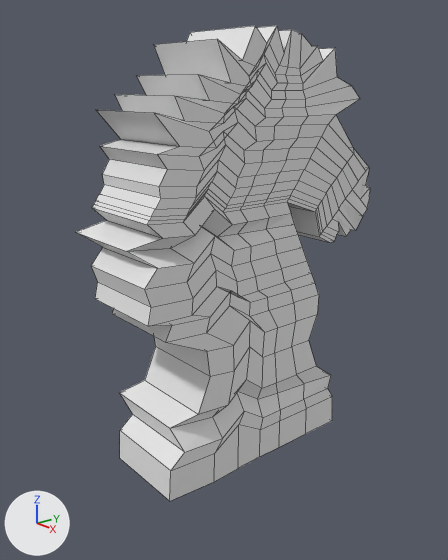
What one commit did to the Blender file HW9/source/knight.blend.
Before and after are seen from a 50 mm camera at (5.02, -4.63, 4.07) aimed at (-0.44, -0.11, 1.85). Lighting does not change. The marker at lower left points along +X, +Y and +Z. Mesh edges are drawn as thin lines.
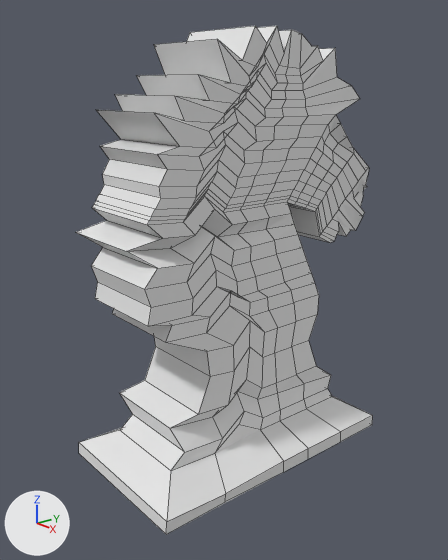
Changed parts and their boxes (x1, y1, x2, y2) in the pictures (448 x 560 px):
```json
{"object": "Cube", "change": "reshaped", "before": [76, 26, 370, 501], "after": [76, 26, 373, 534], "on screen": "7% taller"}
{"part": 1, "of": "me_cube_002", "change": "built on", "before": [120, 397, 332, 501], "after": [79, 396, 373, 534]}
{"part": 2, "of": "me_cube_002", "change": "built on", "before": [287, 115, 370, 216], "after": [287, 115, 369, 216]}
```

Edits to the scene script, one JSON object a line:
```json
{"block": "me_cube_002", "where": "# used by ob_cube; location = (-0.45, 0.08, 2.19); scale = (1.0, 1.6, 2.28)"}
{"op": "remove", "block": "me_cube_002", "code": "me_cube_002.from_pydata(...)  # 549 vertices, 521 faces; spans x -0.81..0.66, y -1.03..1.06, z -1.13..1.08"}
{"op": "add", "block": "me_cube_002", "code": "me_cube_002.from_pydata(...)  # 603 vertices, 575 faces; spans x -0.94..0.98, y -1.1..1.06, z -1.12..1.08"}
{"block": "me_cube_002", "change": "me_cube_002 part 1"}
{"block": "me_cube_002", "change": "14 vertices are removed from x -0.52..0.56, y -0.89..0.8, z -1.13..-1.12"}
{"block": "me_cube_002", "change": "15 faces are deleted"}
{"block": "me_cube_002", "change": "18 vertices are added at x -0.94..0.98, y -1.1..1.02, z -1.12..-1.05"}
{"block": "me_cube_002", "change": "6 new vertices lie (0.0, 0.0, 0.07) away from vertices in x -0.94..0.98, y -1.1..0.22, z -1.12"}
{"block": "me_cube_002", "change": "25 new faces join them"}
{"block": "me_cube_002", "change": "me_cube_002 part 2"}
{"block": "me_cube_002", "change": "22 faces are deleted"}
{"block": "me_cube_002", "change": "6 vertices in x 0.62..0.64, y 0.94..1.06, z 0.17..0.28 move by (-0.1, 0.0, 0.0)"}
{"block": "me_cube_002", "change": "4 vertices in x -0.41..-0.4, y 0.92..1.04, z 0.17..0.28 move by (0.1, 0.0, 0.0)"}
{"block": "me_cube_002", "change": "28 vertices are added at x -0.52..0.65, y 0.37..0.72, z 0.22..0.64"}
{"block": "me_cube_002", "change": "10 new vertices lie (0.0, 0.08, -0.02) away from vertices in x -0.52..0.59, y 0.17..0.27, z 0.27..0.37"}
{"block": "me_cube_002", "change": "6 new vertices lie (0.0, -0.11, 0.03) away from vertices in x -0.52..0.59, y 0.49..0.57, z 0.21..0.29"}
{"block": "me_cube_002", "change": "66 new faces join them"}
```
